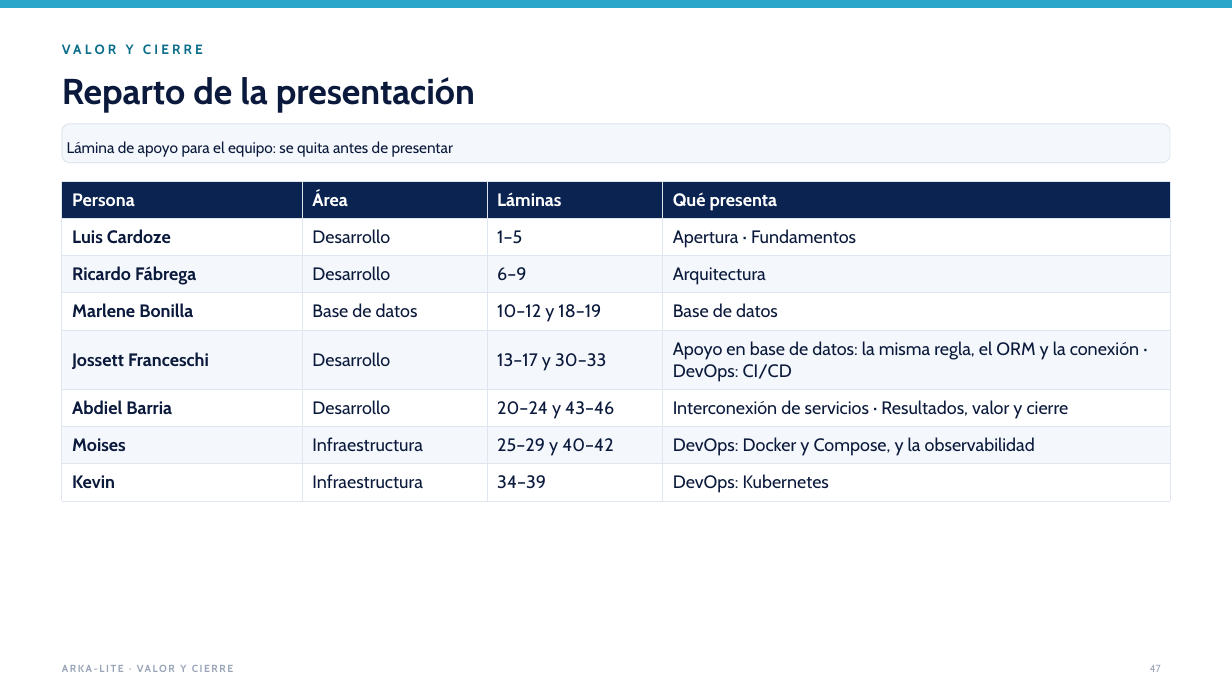
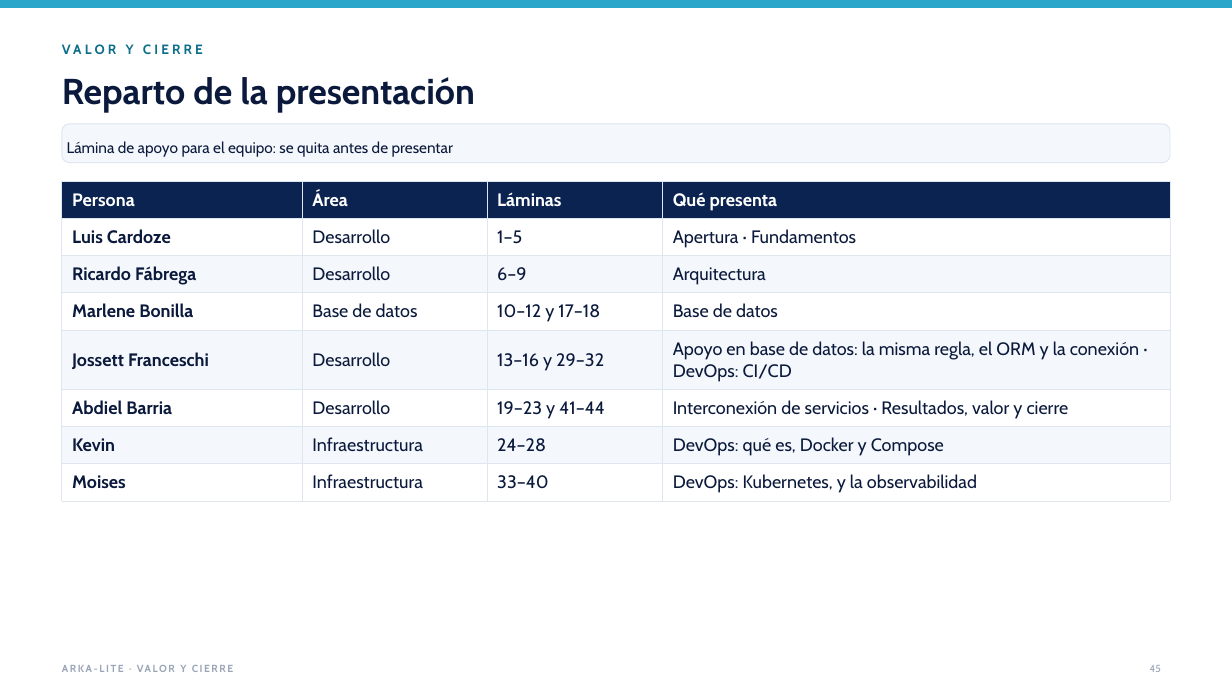
Before and after one commit to jfranceschi-dev/arka-lite, a slide deck: slide 45 of docs/presentation-data/pptx/ARKA-Lite-ejecutivo-sin-demo.pptx (slide 47 before the commit). Drawn at 1232x693 pixels with LibreOffice and Linux fonts; fonts in the diff are those of the drawing. Boxes give left, top, right and bottom in pixels: in the first picture for what was removed or moved away, otherwise in the second. Text is boxed around its words. In the diff, an @@ line names an element or a change of style, - is before the commit and + after.

```diff
--- a/docs/presentation-data/pptx/ARKA-Lite-ejecutivo-sin-demo.pptx
+++ b/docs/presentation-data/pptx/ARKA-Lite-ejecutivo-sin-demo.pptx
@@ table at <box>62,181,1170,497</box> @@
-row 4, column 3: 10–12 y 18–19
+row 4, column 3: 10–12 y 17–18
-row 5, column 3: 13–17 y 30–33
+row 5, column 3: 13–16 y 29–32
-row 6, column 3: 20–24 y 43–46
+row 6, column 3: 19–23 y 41–44
-row 7: Moises | Infraestructura | 25–29 y 40–42 | DevOps: Docker y Compose, y la observabilidad
+row 7: Kevin | Infraestructura | 24–28 | DevOps: qué es, Docker y Compose
-row 8: Kevin | Infraestructura | 34–39 | DevOps: Kubernetes
+row 8: Moises | Infraestructura | 33–40 | DevOps: Kubernetes, y la observabilidad
@@ page number at <box>1150,665,1161,672</box>: text changed @@
-47
+45
```
Also in this commit, not shown: 8 other slides changed, 1 slide added, 3 slides removed, 35 other files.
